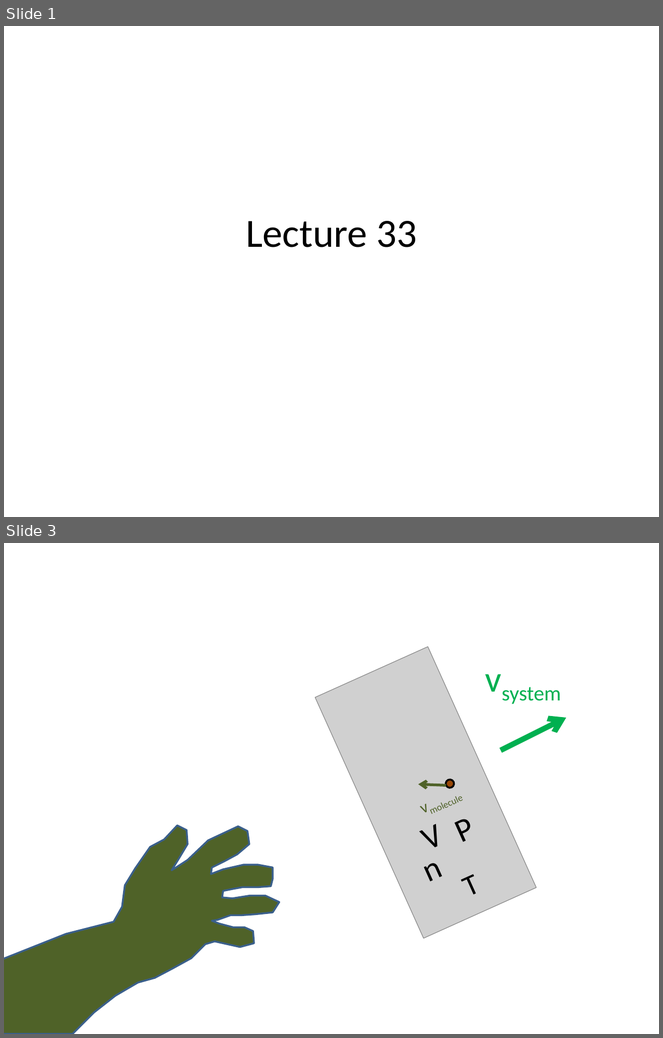
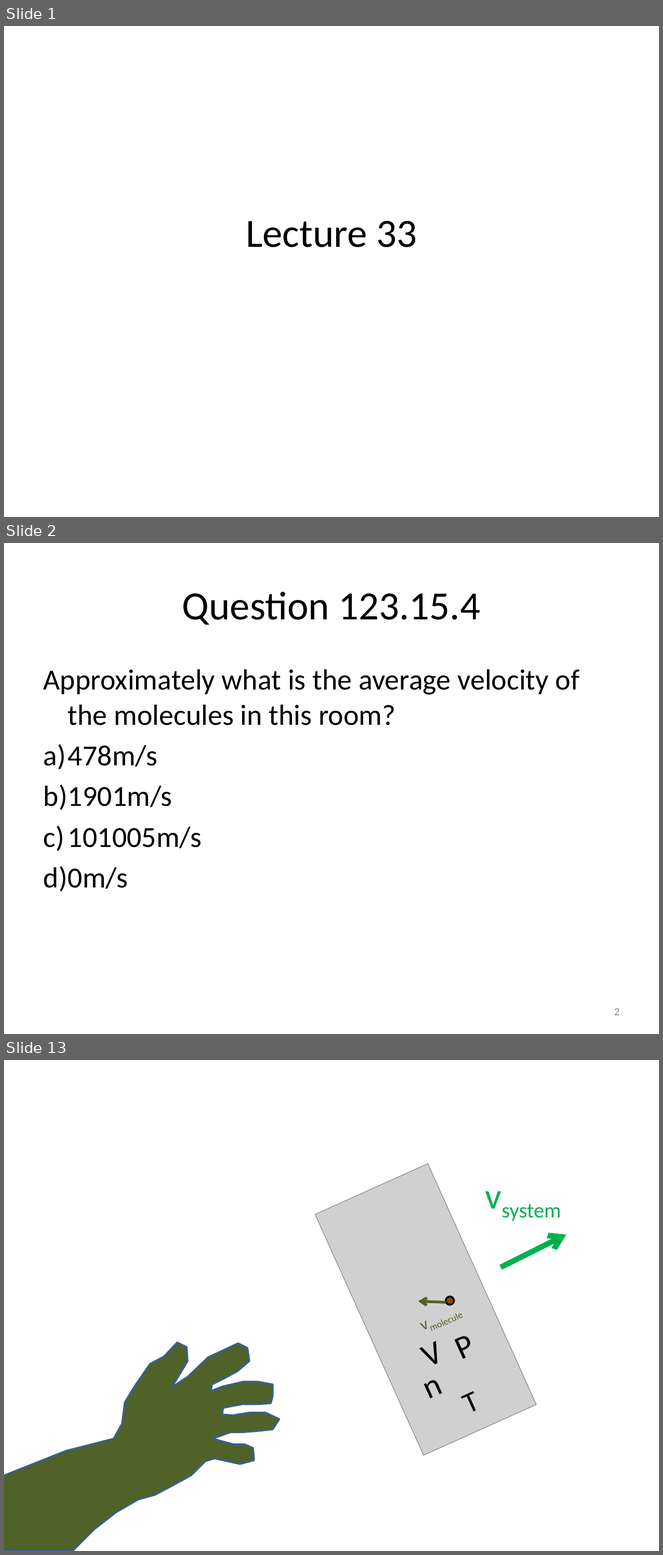
Before and after one commit to rtlines/Introductory-Physics-II, a slide deck: Lecture_Slides/PH 123 Lecture 33.pptx. Shown one above the other, each under a label of ours: slides 1 and 3 before the commit, slides 1, 2 and 13 after it; the slides between them are not shown. The pictures are 663x1038 and 663x1555 pixels, drawn with LibreOffice and Linux fonts; fonts in the diff are those of the drawing; grey boxes stand for pictures. Boxes give left, top, right and bottom in pixels: in the first picture for what was removed or moved away, otherwise in the second. Text is boxed around its words. In the diff, an @@ line names an element or a change of style, - is before the commit and + after.

```diff
--- a/Lecture_Slides/PH 123 Lecture 33.pptx
+++ b/Lecture_Slides/PH 123 Lecture 33.pptx
@@ slide 2 added at bbox=[4, 543, 659, 1034], background #FFFFFF @@
@@ title added at bbox=[182, 591, 481, 625], 44 pt, text #000000 @@
+Question 123.15.4
@@ text added at bbox=[44, 669, 580, 892], 32 pt, text #000000 @@
+Approximately what is the average velocity of the molecules in this room?
+a) 478m/s
+b) 1901m/s
+c) 101005m/s
+d) 0m/s
@@ page number added at bbox=[614, 1008, 620, 1016], 12 pt, text #8C8C8C @@
+2
@@ what was slide 3 is now slide 13 @@
```
Also in this commit, not shown: 1 slide changed, 9 other slides added, 3 other files.
